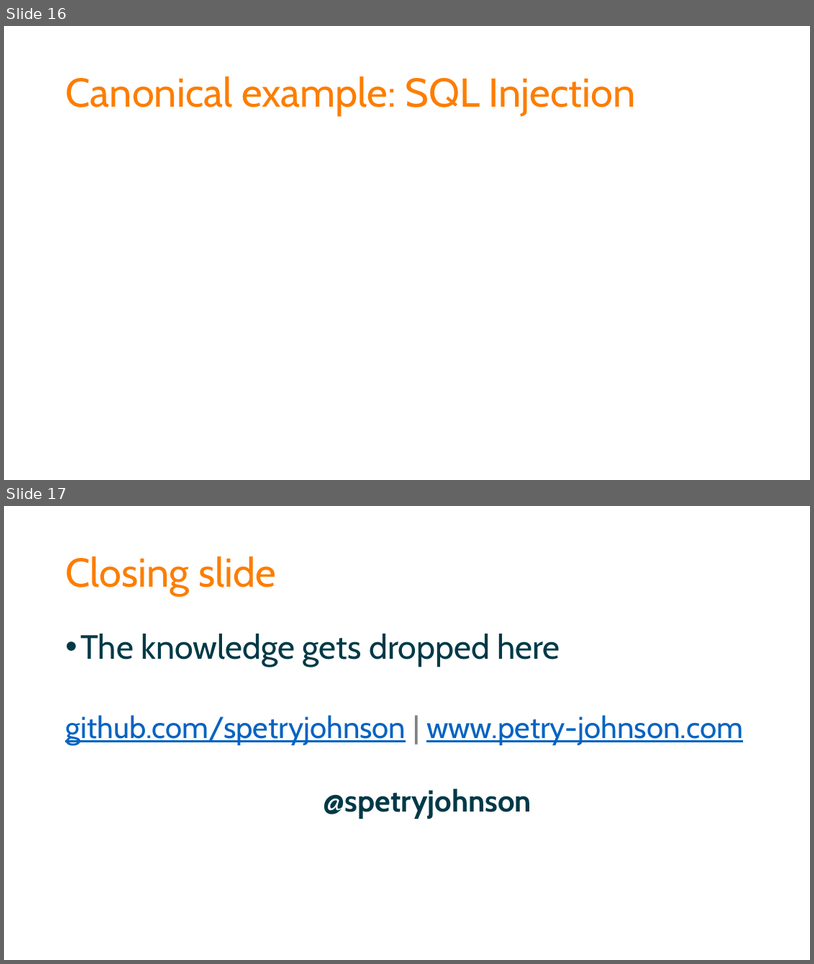
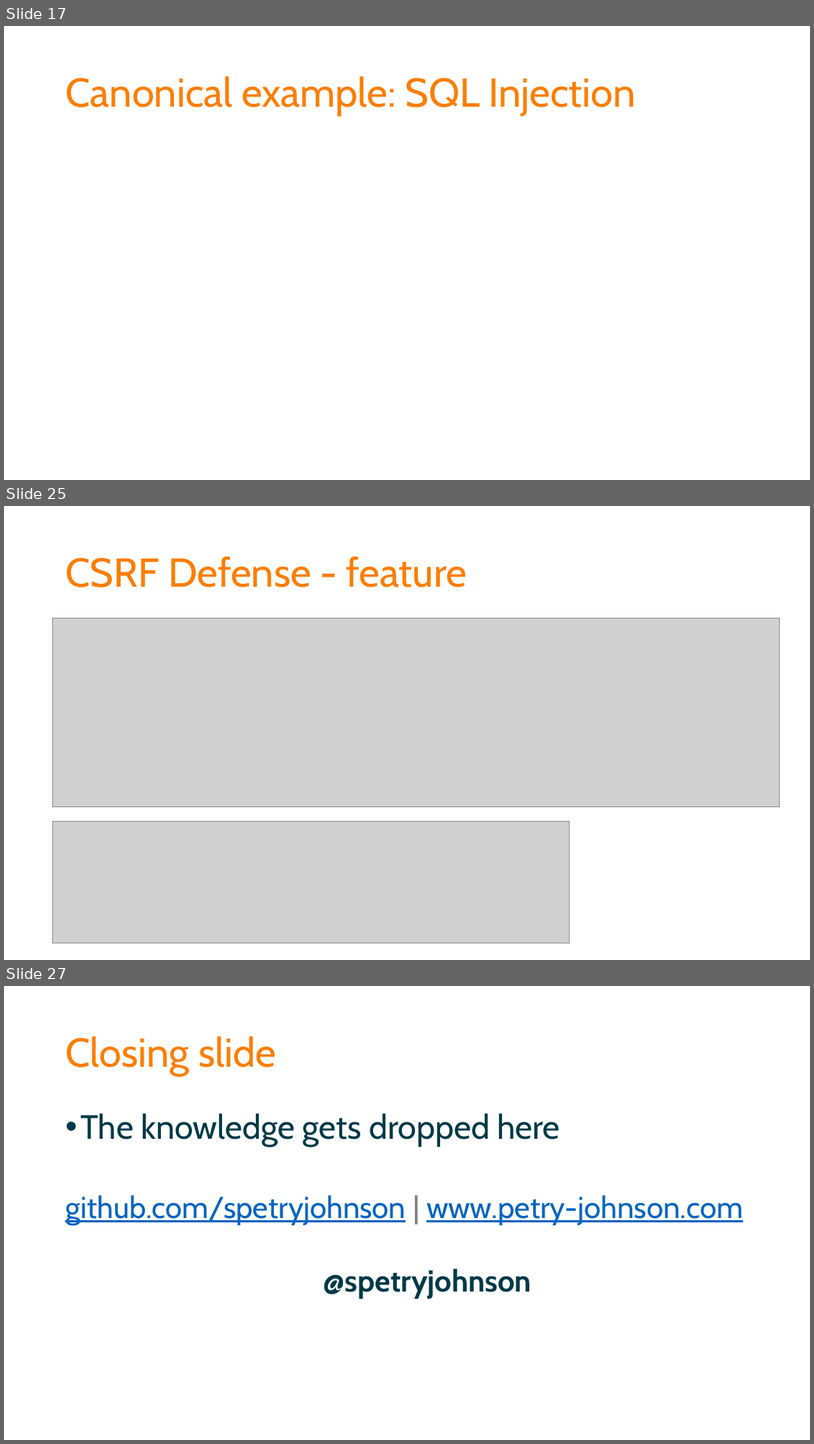
Before and after one commit to spetryjohnson/Talk---Dont-Write-Secure-Code-Design-Secure-Systems, a slide deck: Secure Systems - CodeMash 2017.pptx. Shown one above the other, each under a label of ours: slides 16 and 17 before the commit, slides 17, 25 and 27 after it; the slides between them are not shown. The pictures are 814x964 and 814x1444 pixels, drawn with LibreOffice and Linux fonts; fonts in the diff are those of the drawing; grey boxes stand for pictures. Boxes give left, top, right and bottom in pixels: in the first picture for what was removed or moved away, otherwise in the second. Text is boxed around its words. In the diff, an @@ line names an element or a change of style, - is before the commit and + after.

```diff
--- a/Secure Systems - CodeMash 2017.pptx
+++ b/Secure Systems - CodeMash 2017.pptx
@@ slide 25 added at [4, 506, 810, 960], background #FFFFFF @@
@@ title added at [65, 556, 467, 587], 48 pt, text #FD7D00 @@
+CSRF Defense - feature
@@ picture added at [52, 618, 779, 807] @@
@@ picture added at [52, 821, 570, 943] @@
@@ what was slide 16 is now slide 17 @@
@@ what was slide 17 is now slide 27 @@
```
Also in this commit, not shown: 9 other slides added, 1 other file.
